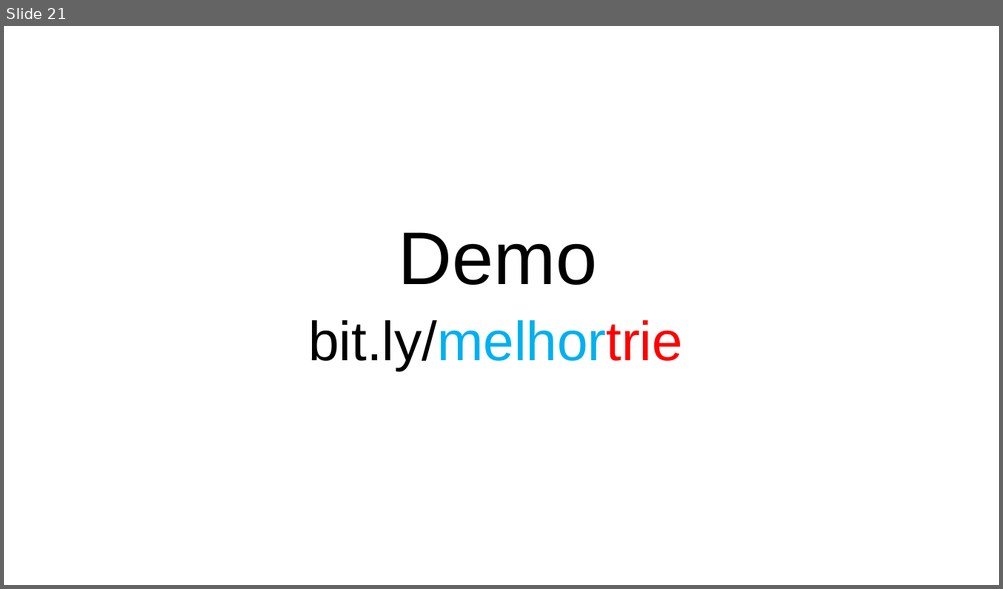
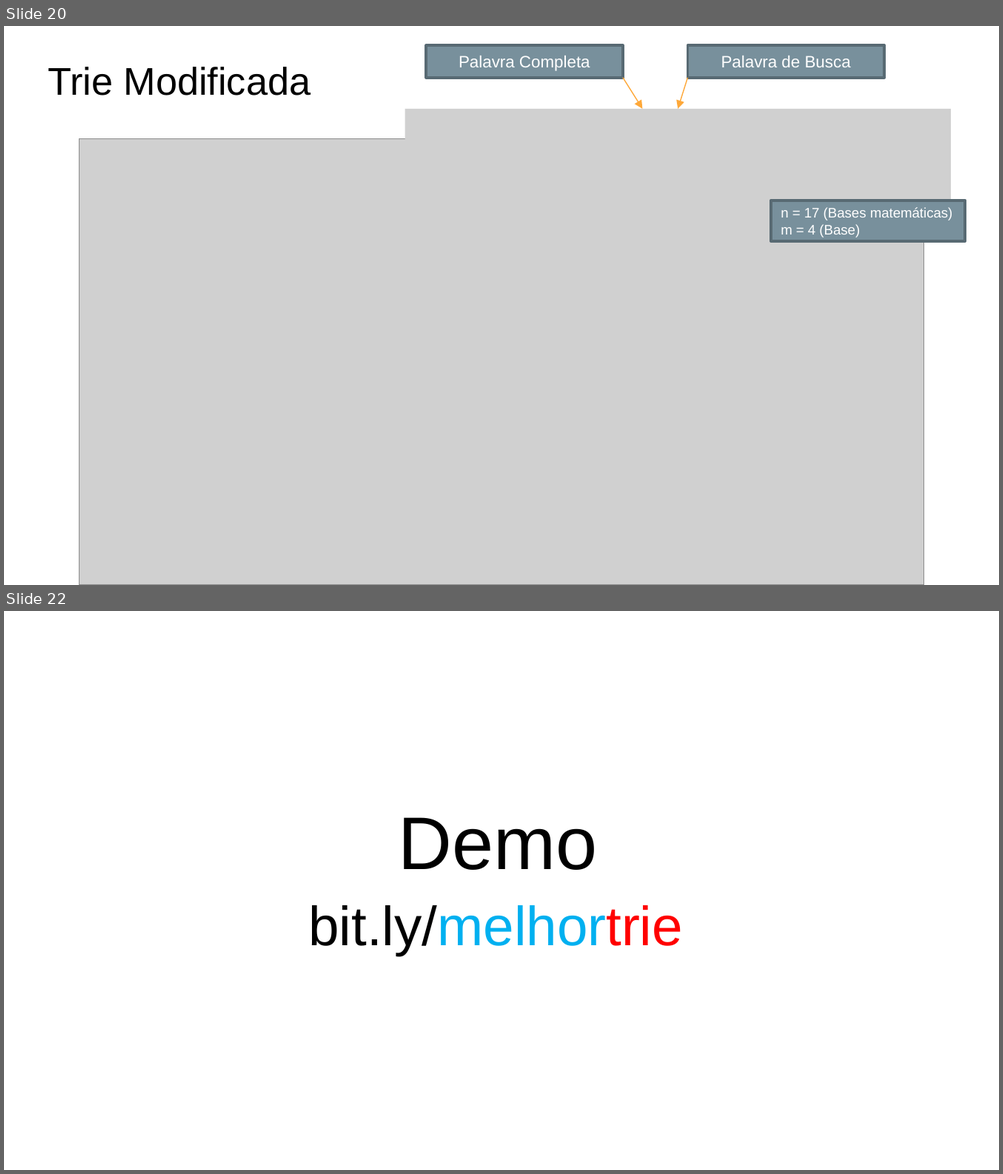
Before and after one commit to elsio/Trie, a slide deck: Trie.pptx. Shown one above the other, each under a label of ours: slide 21 before the commit, slides 20 and 22 after it; the slides between them are not shown. The pictures are 1003x589 and 1003x1174 pixels, drawn with LibreOffice and Linux fonts; fonts in the diff are those of the drawing; grey boxes stand for pictures. Boxes give left, top, right and bottom in pixels: in the first picture for what was removed or moved away, otherwise in the second. Text is boxed around its words. In the diff, an @@ line names an element or a change of style, - is before the commit and + after.

```diff
--- a/Trie.pptx
+++ b/Trie.pptx
@@ slide 20 added at (4,26,999,585), background #FFFFFF @@
@@ rectangle added at (426,46,623,78), fill #78909C, outline #596B73 2 pt, 12 pt, text #FFFFFF @@
+Palavra Completa
@@ rectangle added at (687,46,884,78), fill #78909C, outline #596B73 2 pt, 12 pt, text #FFFFFF @@
+Palavra de Busca
@@ title added at (48,67,310,96), 28 pt, text #000000 @@
+Trie Modificada
@@ arrow added from (623, 78) to (643, 109), #FEA83A 0.75 pt @@
@@ arrow added from (687, 78) to (677, 109), #FEA83A 0.75 pt @@
@@ picture added at (405,109,950,229) @@
@@ picture added at (79,138,924,585) @@
@@ rectangle added at (771,200,965,241), fill #78909C, outline #596B73 2 pt, 10 pt, text #FFFFFF @@
+n = 17 (Bases matemáticas)
+m = 4 (Base)
@@ what was slide 21 is now slide 22 @@
```
Also in this commit, not shown: 1 other file.
